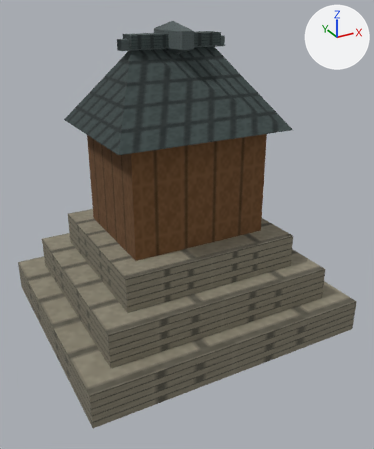
Renders of the glTF model app/src/main/assets/3d/field/domestic-BRONZE_TERRACE-1-lod1.glb from each side of a commit.
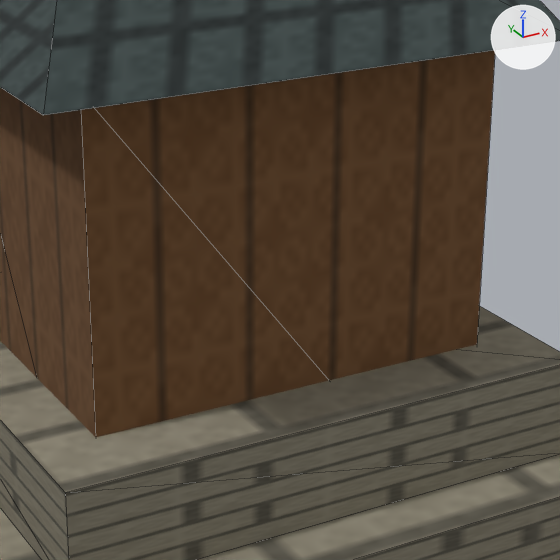
Each version is shown whole from a 50 mm lens placed at (-0.611, -1.181, 0.852), pointed at (0.006, -0.058, 0.29), then close up on the part from 28% to 77% of the width and 26% to 67% of the height. Every picture has the same lights, and +X, +Y and +Z are marked at upper right. The last two pictures show the newer version. The close-ups show mesh edges as thin lines. Vertices at exactly the same position are counted once.
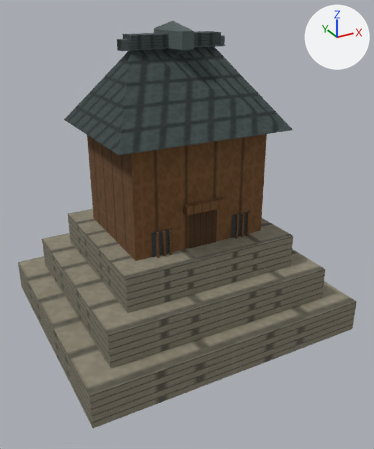
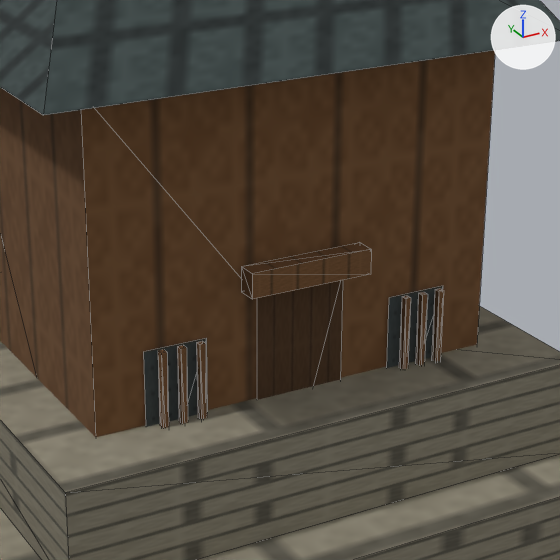
Location of each change, (x1, y1, x2, y2) in pixels of the close-ups (560 x 560 px):
part 1 of me_mesh_0, added (brown)
    after: (158, 349, 169, 428)
part 2 of me_mesh_0, added (brown)
    after: (177, 345, 188, 424)
part 3 of me_mesh_0, added (brown)
    after: (196, 341, 207, 419)
part 4 of me_mesh_0, added (brown)
    after: (399, 295, 411, 369)
part 5 of me_mesh_0, added (brown)
    after: (415, 292, 427, 365)
part 6 of me_mesh_0, added (brown)
    after: (431, 288, 444, 361)
part 7 of me_mesh_0, added (brown)
    after: (241, 242, 371, 299)
part 8 of me_mesh_0, added
    after: (144, 280, 443, 427)

The change in detail:
me_mesh_0 is used by ob_mesh_0; location (0.0, 0.0, 0.0).
Verts and faces of me_mesh_0; kept vertices keep their numbers, new ones are numbered from 82.
me_mesh_0 had 82 vertices, 102 faces and spanned x -0.38..0.38, y -0.34..0.34, z 0.0..0.8.
me_mesh_0 now has 158 vertices, 188 faces and spans x -0.38..0.38, y -0.34..0.34, z 0.0..0.8.
me_mesh_0 part 1: the loose piece of 8 vertices spanning x -0.24..0.24, y -0.22..0.22, z 0.18..0.27 is copied, and the copy is scaled about its middle by (0.0108, 0.0136, 1.87), then moved by (-0.129, -0.159, 0.027); it spans x -0.132..-0.127, y -0.162..-0.156, z 0.168..0.336.
me_mesh_0 part 2: the loose piece of 8 vertices spanning x -0.24..0.24, y -0.22..0.22, z 0.18..0.27 is copied, and the copy is scaled about its middle by (0.0108, 0.0136, 1.87), then moved by (-0.112, -0.159, 0.027); it spans x -0.115..-0.11, y -0.162..-0.156, z 0.168..0.336.
me_mesh_0 part 3: the loose piece of 8 vertices spanning x -0.24..0.24, y -0.22..0.22, z 0.18..0.27 is copied, and the copy is scaled about its middle by (0.0108, 0.0136, 1.87), then moved by (-0.095, -0.159, 0.027); it spans x -0.098..-0.093, y -0.162..-0.156, z 0.168..0.336.
me_mesh_0 part 4: the loose piece of 8 vertices spanning x -0.185..0.185, y -0.15..0.15, z 0.07..0.55 is copied, and the copy is scaled about its middle by (0.014, 0.02, 0.35), then moved by (0.1, -0.159, -0.058); it spans x 0.098..0.103, y -0.162..-0.156, z 0.168..0.336.
me_mesh_0 part 5: the loose piece of 8 vertices spanning x -0.24..0.24, y -0.22..0.22, z 0.18..0.27 is copied, and the copy is scaled about its middle by (0.0108, 0.0136, 1.87), then moved by (0.117, -0.159, 0.027); it spans x 0.115..0.12, y -0.162..-0.156, z 0.168..0.336.
me_mesh_0 part 6: the loose piece of 8 vertices spanning x -0.24..0.24, y -0.22..0.22, z 0.18..0.27 is copied, and the copy is scaled about its middle by (0.0108, 0.0136, 1.87), then moved by (0.134, -0.159, 0.027); it spans x 0.132..0.137, y -0.162..-0.156, z 0.168..0.336.
me_mesh_0 part 7: the loose piece of 8 vertices spanning x -0.185..0.185, y -0.15..0.15, z 0.07..0.55 is copied, and the copy is scaled about its middle by (0.3, 0.06, 0.0458), then moved by (0.0, -0.162, 0.071); it spans x -0.056..0.056, y -0.171..-0.153, z 0.37..0.392.
Part 8, on me_mesh_0:
New vertex 82 is at (-0.142, -0.153, 0.168).
New vertex 83 is at (-0.142, -0.153, 0.336), pixel (143, 351).
New vertex 84 is at (0.087, -0.153, 0.168).
New vertex 85 is at (0.087, -0.153, 0.336), pixel (389, 297).
New vertices 86 to 89 stand at vertices 82 to 85, in that order, plus (0.055, 0.0, 0.0).
New vertex 90 is at (-0.041, -0.153, 0.07).
New vertex 91 is at (0.041, -0.153, 0.07).
New vertex 92 is at (0.041, -0.153, 0.37).
New vertex 93 is at (-0.041, -0.153, 0.37).
New faces: (90, 91, 92), (90, 92, 93), (82, 86, 87), (82, 87, 83), (84, 88, 89), (84, 89, 85).
Other edits to the shape of me_mesh_0 do not show in these pictures.
